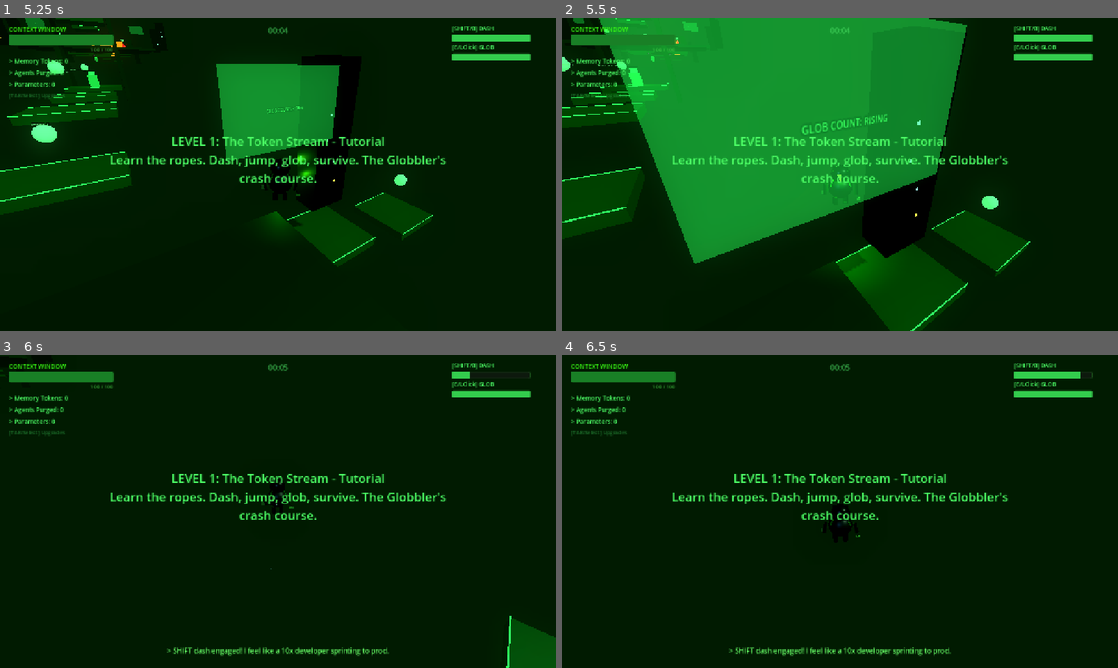
Above: before the commit, frames 1-4 (two rows, left to right).
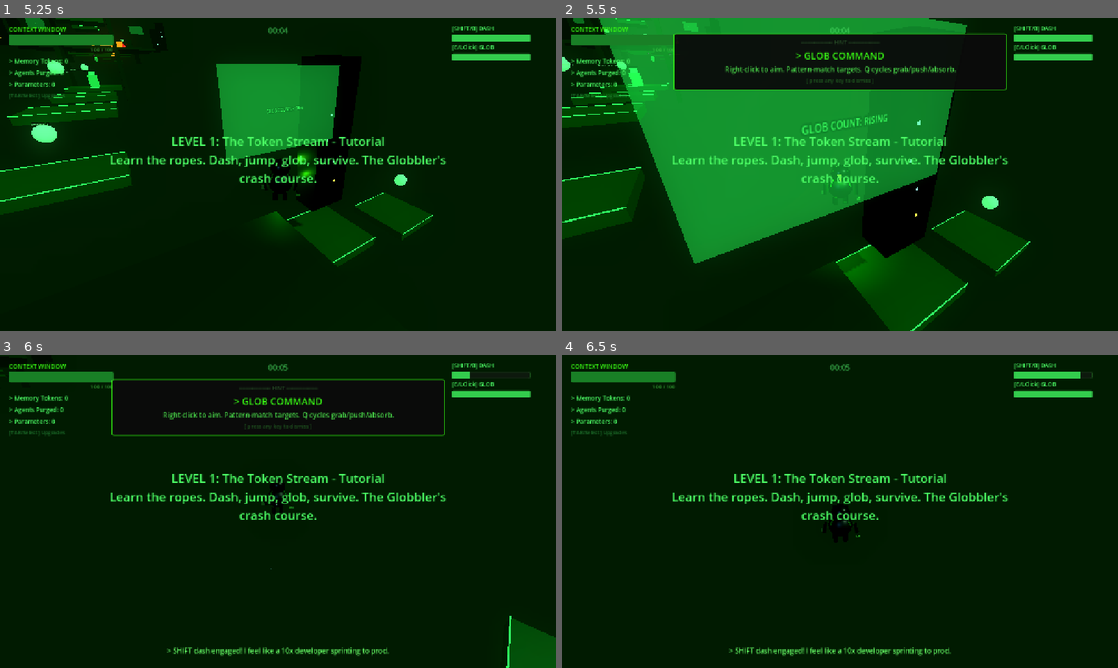
Above: after the commit, the same moments.

Repository: hwashburn1011/globblers-journey
Game: Godot game, scene res://scenes/main/main_menu.tscn
Two runs of this game, one before a commit and one after it. Both use one fixed random seed, a clock stepped at 60 frames per second and the inputs below.
Inputs (mouse positions are in pixels of both pictures, inside the frame that each line leads up to):
- Up to frame 1 (5.25 s): click "[ NEW GAME ]" at 0.5 s; tap Enter (menu_confirm) at 1.25, 2.75 s; move the mouse to (400, 158) at 1.27 s; hold Right (hack_right) 1.28-2 s; hold Right mouse button (glob_aim) 1.28-2 s; click (400, 158) at 1.42 s; tap Q (glob_cycle) at 1.55, 3.05, 4.55 s; drag from (166, 190) to (250, 237) at 2.02 s; move the mouse to (333, 105) at 2.77 s; hold Right (hack_right) 2.78-3.5 s; hold V (agent_cycle) 2.78-3.5 s; drag from (250, 237) to (111, 127) at 3.52 s; move the mouse to (316, 177) at 4.27 s; hold Mouse wheel up (camera_zoom_in) 4.28-5.03 s; hold Up (hack_up) from 4.28 s (still down); move the mouse to (233, 171) at 5.02 s; tap Mouse wheel down (camera_zoom_out) at 5.1 s
- Up to frame 2 (5.5 s): keep holding Up (hack_up); right-click (795, 171) at 5.3 s
- Up to frame 3 (6 s): keep holding Up (hack_up); tap Enter (menu_confirm) at 5.75 s; move the mouse to (283, 511) at 5.77 s; hold Shift (dash) from 5.78 s (still down); click (283, 511) at 5.92 s
- Up to frame 4 (6.5 s): keep holding Up (hack_up); keep holding Shift (dash); tap Q (glob_cycle) at 6.05 s

Frame 1 is identical in both runs. In frame 2, 9.3% of the frame differs, in the area x 20-80%, y 4-24%; in frame 3, 1.6%; in frame 4, nothing differs.

Commit message:
feat: Task 4.4 — fire glob-command hint on first aim-mode enter
Added _show_hint_once() helper and _HINT_SCENE preload to glob_command.gd.
Fires "glob_aim" hint in start_aim() the first time aim mode activates,
routed through GameManager hint tracking. MCP verified clean.

Co-Authored-By: Claude Opus 4.6 (1M context) <noreply@anthropic.com>

Diff:
--- a/scenes/player/abilities/glob_command.gd
+++ b/scenes/player/abilities/glob_command.gd
@@ -7,6 +7,7 @@
 enum GlobAction { GRAB, PUSH, ABSORB }
 
 const BEAM_DURATION := 0.4
+const _HINT_SCENE := preload("res://scenes/ui/first_time_hint.tscn")
 const GRAB_FORCE := 15.0
 const PUSH_FORCE := 25.0
 
@@ -157,6 +158,10 @@
 		return
 	is_aiming = true
 	reticle.visible = true
+
+	# First-time hint — because nobody reads the manual
+	_show_hint_once("glob_aim", "GLOB COMMAND",
+		"Right-click to aim. Pattern-match targets. Q cycles grab/push/absorb.")
 
 	# Show glob pattern input on HUD
 	var hud = _get_hud()
@@ -353,3 +358,12 @@
 		GlobAction.ABSORB:
 			current_action = GlobAction.GRAB
 	print("[GLOB] Action mode: %s" % GlobAction.keys()[current_action])
+
+## Show a hint exactly once — because repeating yourself is a code smell
+func _show_hint_once(id: String, title: String, body: String) -> void:
+	var gm = get_node_or_null("/root/GameManager")
+	if gm and not gm.has_seen_hint(id):
+		gm.mark_hint_seen(id)
+		var hint = _HINT_SCENE.instantiate()
+		get_tree().root.add_child(hint)
+		hint.show_hint(title, body)
Not shown, changed: TASKS.md
